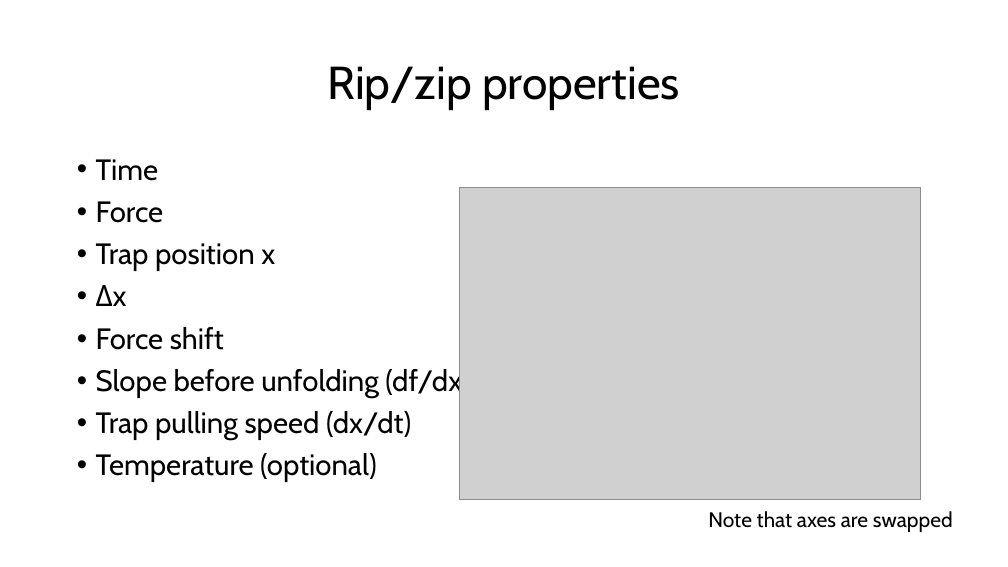
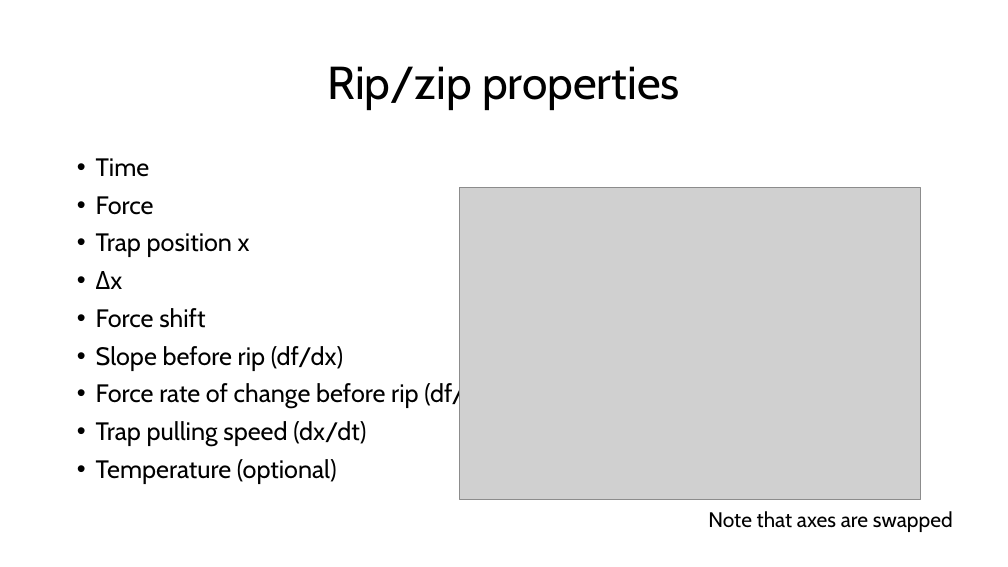
Before and after one commit to are-mj/OpticalTweezers, a slide deck: slide 15 of Summer school 2024/Analysis of protein stretching experiments.pptx (slide 14 before the commit). Drawn at 1008x567 pixels with LibreOffice and Linux fonts; fonts in the diff are those of the drawing; grey boxes stand for pictures. Boxes give left, top, right and bottom in pixels: in the first picture for what was removed or moved away, otherwise in the second. Text is boxed around its words. In the diff, an @@ line names an element or a change of style, - is before the commit and + after.

```diff
--- a/Summer school 2024/Analysis of protein stretching experiments.pptx
+++ b/Summer school 2024/Analysis of protein stretching experiments.pptx
@@ text at <box>96,158,366,484</box>: size 28 to 24 pt in "Time", "Force", "Trap position x", "Δx" and 3 more places @@
@@ text at <box>96,346,493,408</box>: text changed; size 28 to 24 pt @@
-• Slope before unfolding (df/dx)
+• Slope before rip (df/dx)
+• Force rate of change before rip (df/dt)
```
Also in this commit, not shown: 10 other slides changed, 2 slides added, 2 other files.
